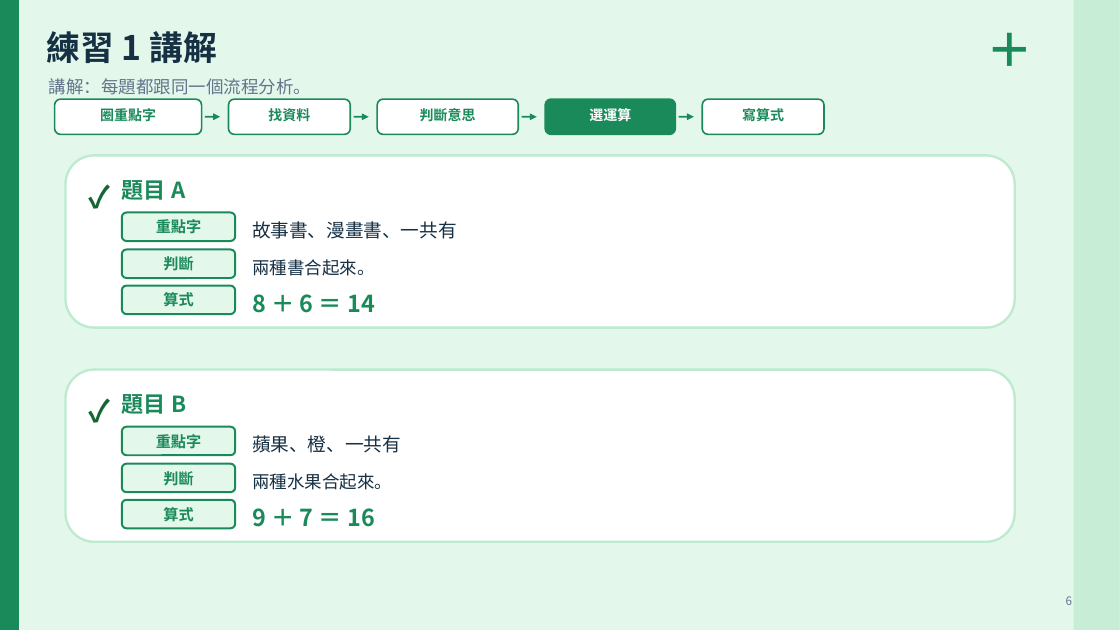
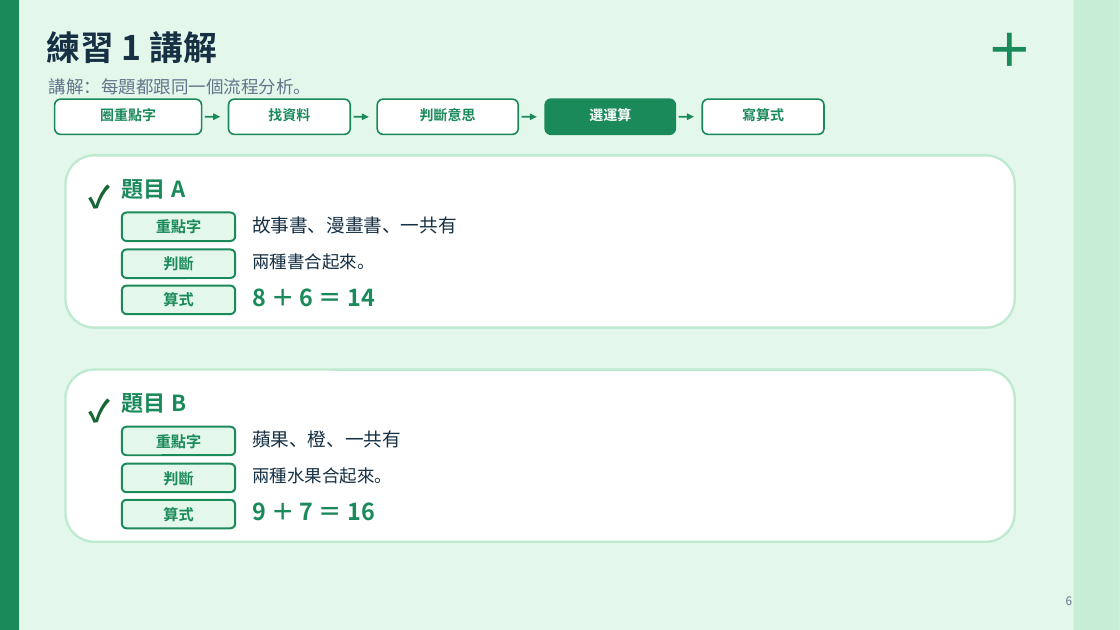
Before and after one commit to issacyeungbb-a11y/portfolio-v2, a slide deck: slide 6 of email/文字題實戰_加減乘判斷.pptx. Drawn at 1120x630 pixels with LibreOffice and Linux fonts; fonts in the diff are those of the drawing. Boxes give left, top, right and bottom in pixels: in the first picture for what was removed or moved away, otherwise in the second. Text is boxed around its words. In the diff, an @@ line names an element or a change of style, - is before the commit and + after.

Commit message:
Fix slide deck layout overflow

```diff
--- a/email/文字題實戰_加減乘判斷.pptx
+++ b/email/文字題實戰_加減乘判斷.pptx
@@ text "故事書、漫畫書、一共有": place and size @@
-text "故事書、漫畫書、一共有" at (252, 221, 457, 239)
+text "故事書、漫畫書、一共有" at (252, 216, 457, 234)
@@ text "兩種書合起來。": place and size @@
-text "兩種書合起來。" at (252, 259, 374, 276)
+text "兩種書合起來。" at (252, 253, 374, 270)
@@ text "8 ＋ 6 ＝ 14": place and size @@
-text "8 ＋ 6 ＝ 14" at (252, 294, 376, 313)
+text "8 ＋ 6 ＝ 14" at (252, 288, 376, 307)
@@ text "蘋果、橙、一共有": place and size @@
-text "蘋果、橙、一共有" at (252, 435, 401, 453)
+text "蘋果、橙、一共有" at (252, 430, 401, 448)
@@ text "兩種水果合起來。": place and size @@
-text "兩種水果合起來。" at (252, 473, 392, 490)
+text "兩種水果合起來。" at (252, 467, 392, 484)
@@ text "9 ＋ 7 ＝ 16": place and size @@
-text "9 ＋ 7 ＝ 16" at (252, 508, 376, 527)
+text "9 ＋ 7 ＝ 16" at (252, 502, 376, 521)
```
Also in this commit, not shown: 7 other slides changed.
